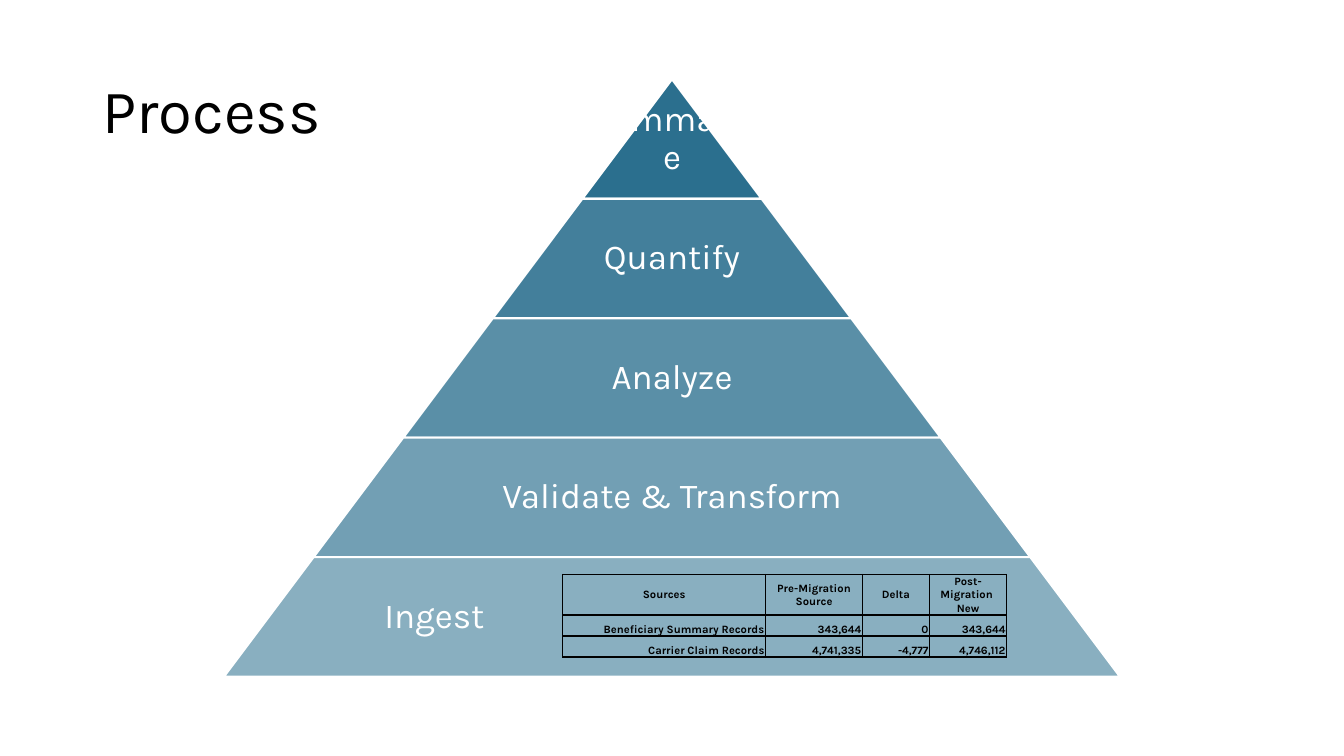
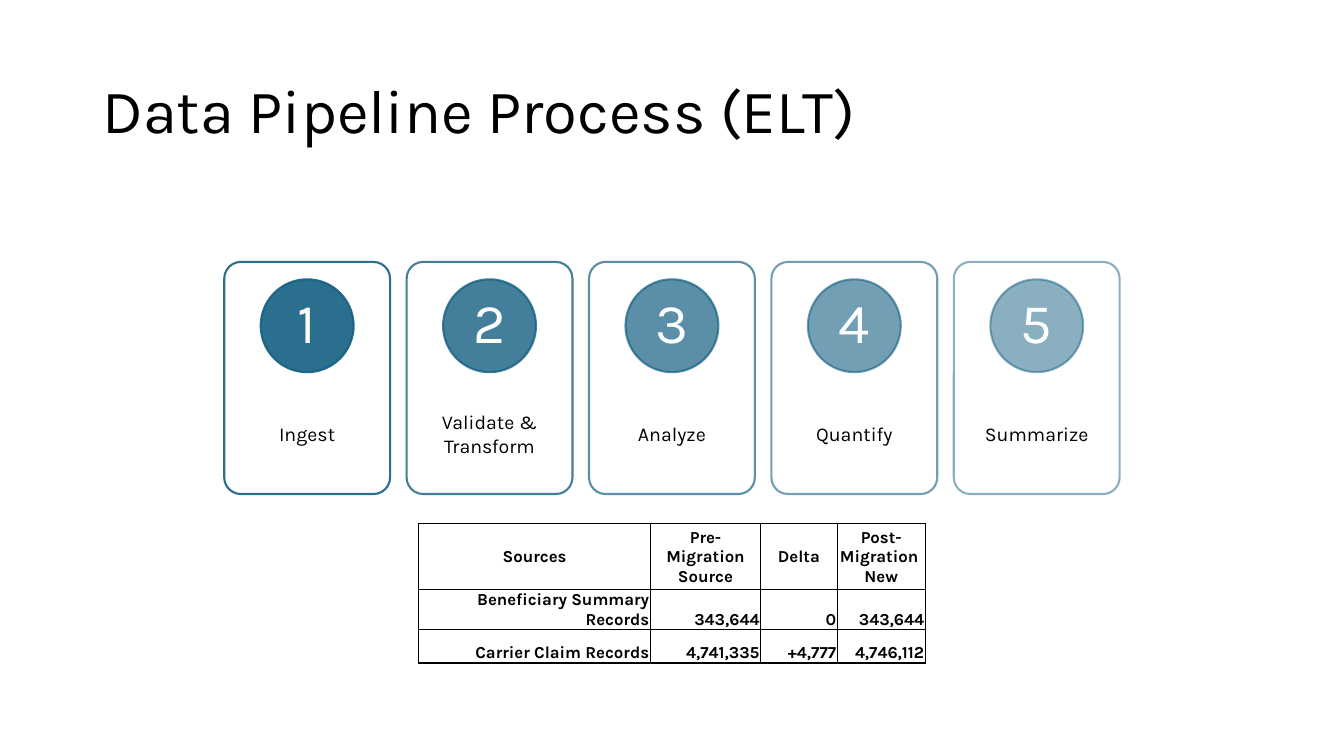
Before and after one commit to BensonJT/data_eng_exercise, a slide deck: slide 3 of Data Migration Analysis.pptx. Drawn at 1344x756 pixels with LibreOffice and Linux fonts; fonts in the diff are those of the drawing. Boxes give left, top, right and bottom in pixels: in the first picture for what was removed or moved away, otherwise in the second. Text is boxed around its words. In the diff, an @@ line names an element or a change of style, - is before the commit and + after.

```diff
--- a/Data Migration Analysis.pptx
+++ b/Data Migration Analysis.pptx
@@ title at box(102, 88, 855, 148): text changed @@
-Process
+Data Pipeline Process (ELT)
@@ group added at box(225, 262, 1119, 494): 5 rounded rectangles, 5 ellipses, 5 texts @@
+1
+2
+3
+4
+5
@@ text "Ingest": place and size @@
-text "Ingest" at box(384, 606, 484, 637)
+text "Ingest" at box(279, 428, 335, 446)
@@ text "Ingest" at box(279, 428, 335, 446): size 25 to 14 pt, text colour #FFFFFF to #000000; alignment left to centre; line spacing 0.9 to 1; less space between paragraphs @@
@@ text "Validate & Transform": place and size @@
-text "Validate & Transform" at box(502, 484, 842, 509)
+text "Validate & Transform" at box(442, 415, 535, 454)
@@ text "Analyze": place and size @@
-text "Analyze" at box(612, 365, 733, 398)
+text "Analyze" at box(638, 427, 706, 446)
@@ size 25 to 14 pt, text colour #FFFFFF to #000000; line spacing 0.9 to 1; less space between paragraphs in 4 elements at box(638, 427, 706, 446), box(442, 415, 535, 454), box(985, 427, 1089, 442), box(816, 427, 892, 446) @@
@@ text "Quantify": place and size @@
-text "Quantify" at box(604, 245, 740, 278)
+text "Quantify" at box(816, 427, 892, 446)
@@ text "Summarize": place and size @@
-text "Summarize" at box(583, 80, 762, 200)
+text "Summarize" at box(985, 427, 1089, 442)
@@ table at box(418, 524, 925, 668) @@
-row 3, column 3: -4,777
+row 3, column 3: +4,777
@@ size 8 to 12 pt @@
@@ table: place and size @@
-table at box(563, 575, 1006, 662)
+table at box(418, 524, 925, 668)
@@ group removed at box(224, 80, 1120, 678): 5 trapezoids @@
```
Also in this commit, not shown: 6 other slides changed, 4 slides added, 1 slide removed, 1 other file.
